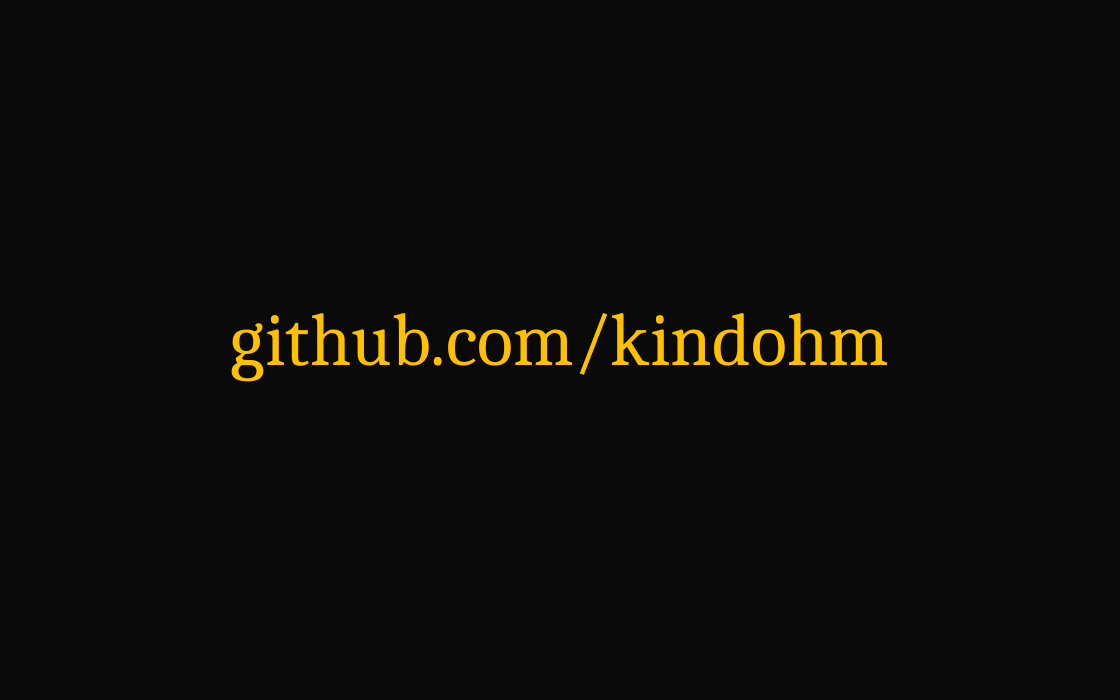
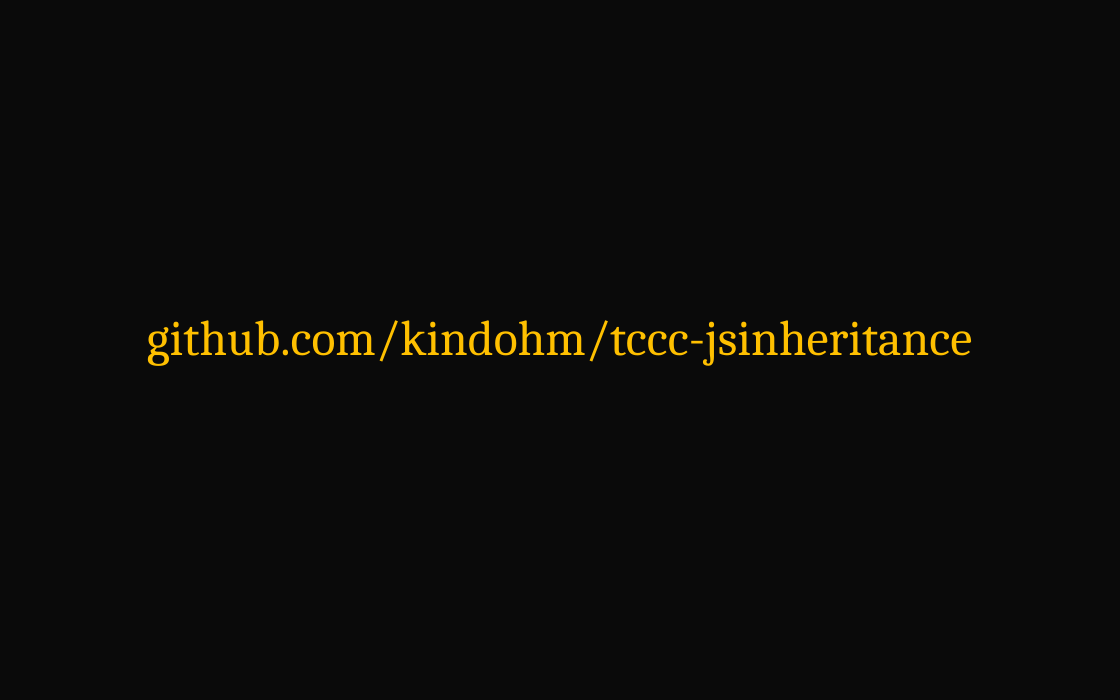
Before and after one commit to kindohm/tccc-jsinheritance, a slide deck: slide 20 of tccc-jsinheritance.pptx (slide 22 before the commit). Drawn at 1120x700 pixels with LibreOffice and Linux fonts; fonts in the diff are those of the drawing. Boxes give left, top, right and bottom in pixels: in the first picture for what was removed or moved away, otherwise in the second. Text is boxed around its words. In the diff, an @@ line names an element or a change of style, - is before the commit and + after.

```diff
--- a/tccc-jsinheritance.pptx
+++ b/tccc-jsinheritance.pptx
@@ text at bbox=[147, 320, 972, 366]: text changed; size 48 to 32 pt @@
-github.com/kindohm
+github.com/kindohm/tccc-jsinheritance
```
Also in this commit, not shown: 7 other slides changed, 2 slides removed, 1 other file.
